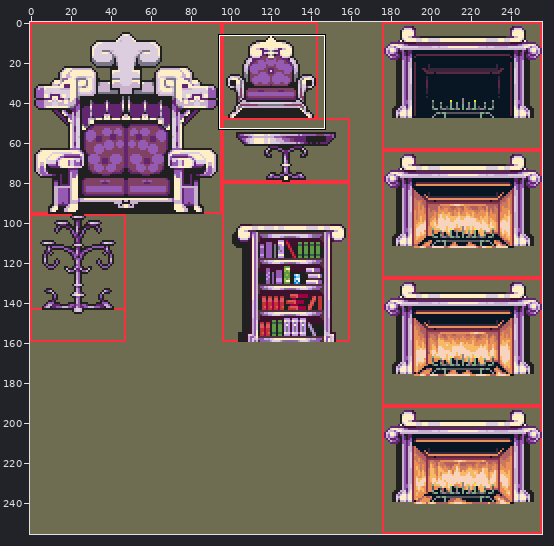
One commit to this sprite sheet: images/props/furniture-castle.png. The first picture is a wide view before the edit; the outline marks the close-up.
Close-up. The starting point:
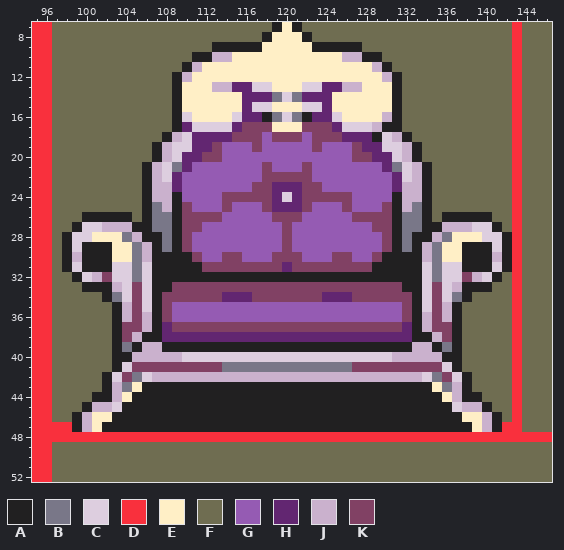
The file is 256x256 pixels. Shown: x 95..146, y 7..52. The commit also changed other parts of the picture, which this record leaves out.
Palette (. is transparent): A #212021  B #797788  C #ddcedf  D #f9303d  E #ffefc6  F #6f6d51  G #955bb3  H #622671  J #cab1cd  K #814164
And afterwards:
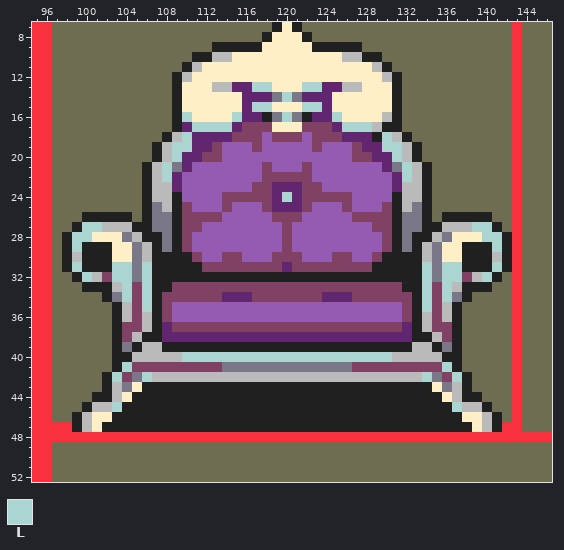
Colours new in this view: L #abd5d0
What changed:
colour J: #cab1cd -> #bababa
y 13: x 117..118 CC -> LL; x 122..123 CC -> LL
y 14: x 120 C -> L
y 15: x 117..118 CC -> LL; x 122..123 CC -> LL
y 16: x 110 C -> L; x 115 C -> L; x 120 C -> L; x 125 C -> L
y 17: x 111..114 CCCC -> LLLL; x 126..128 CCC -> LLL
y 18: x 110 C -> L; x 130 C -> L
y 19: x 109..110 CC -> LL; x 130..131 CC -> LL
y 20: x 109 C -> L; x 131 C -> L
y 21..22: x 108 C -> L; x 132 C -> L
y 24: x 120 C -> L
y 27: x 100..101 CC -> LL; x 139..140 CC -> LL
y 28: x 99..100 CC -> LL; x 140..141 CC -> LL
y 29: x 99 C -> L; x 141 C -> L
y 31: x 99 C -> L; x 103..104 CC -> LL; x 106 C -> L; x 134 C -> L; x 136..137 CC -> LL; x 141 C -> L
y 32: x 100 C -> L; x 103..104 CC -> LL; x 106 C -> L; x 134 C -> L; x 136..137 CC -> LL; x 140 C -> L
y 33..34: x 104 C -> L; x 106 C -> L; x 134 C -> L; x 136 C -> L
y 35: x 106 C -> L; x 134 C -> L
y 40: x 110..130 CCCCCCCCCCCCCCCCCCCCC -> LLLLLLLLLLLLLLLLLLLLL
y 41: x 104 C -> L; x 136 C -> L
y 42: x 103 C -> L; x 106 C -> L; x 134 C -> L; x 137 C -> L
y 45: x 103 C -> L; x 137 C -> L
Pixel boxes of the changes (left, top, right, bottom) in both close-ups:
changed: (72, 52, 502, 432)
